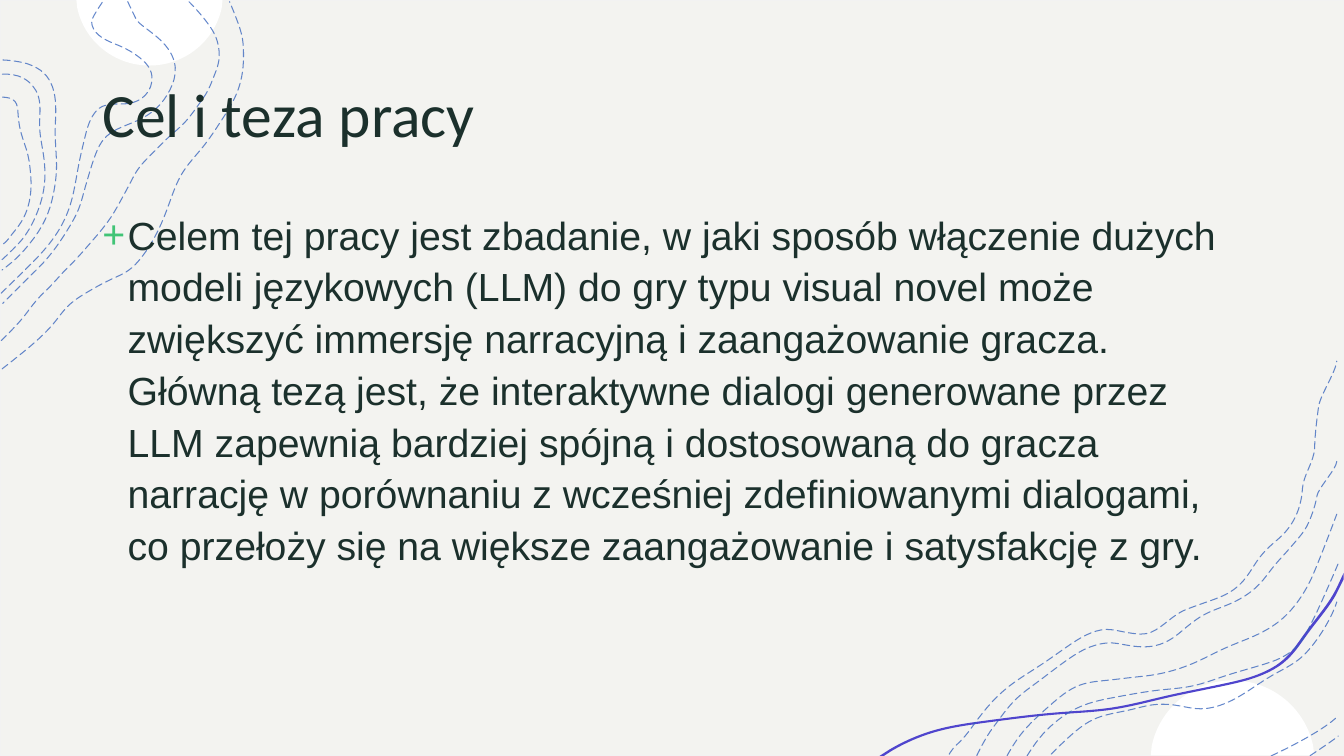
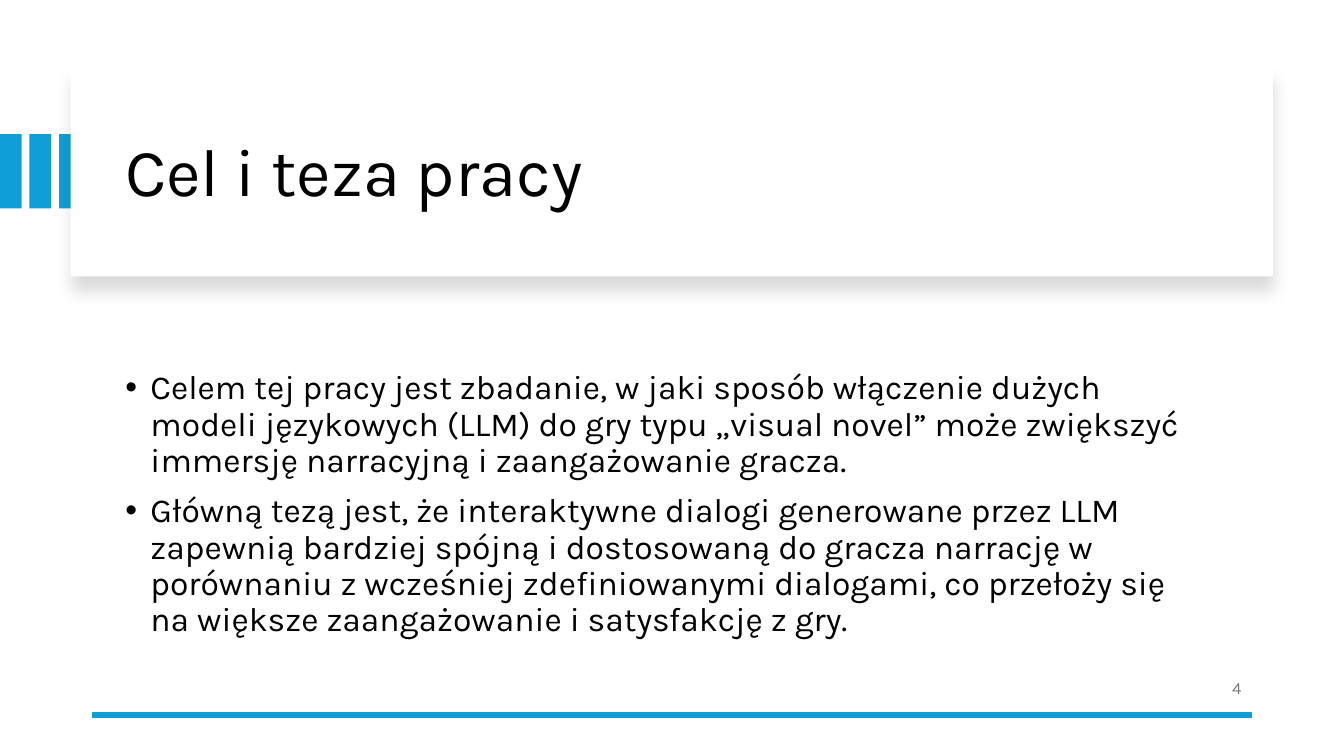
Before and after one commit to KyattPL/masters-backup, a slide deck: slide 4 of Seminarium Dyplomowe/Seminarium dyplomowe - prezka 1.pptx (slide 5 before the commit). Drawn at 1344x756 pixels with LibreOffice and Linux fonts; fonts in the diff are those of the drawing. Boxes give left, top, right and bottom in pixels: in the first picture for what was removed or moved away, otherwise in the second. Text is boxed around its words. In the diff, an @@ line names an element or a change of style, - is before the commit and + after.

```diff
--- a/Seminarium Dyplomowe/Seminarium dyplomowe - prezka 1.pptx
+++ b/Seminarium Dyplomowe/Seminarium dyplomowe - prezka 1.pptx
@@ rectangle removed at (x1=0, y1=0, x2=1344, y2=756) @@
@@ freeform shape removed at (x1=77, y1=0, x2=223, y2=66) @@
@@ rectangle added at (x1=71, y1=68, x2=1273, y2=276), fill #FFFFFF @@
@@ group removed at (x1=1, y1=2, x2=244, y2=369): 7 freeform shapes @@
@@ title "Cel i teza pracy" moved from (x1=102, y1=86, x2=475, y2=152) to (x1=125, y1=149, x2=582, y2=213) @@
@@ title "Cel i teza pracy" at (x1=125, y1=149, x2=582, y2=213): size 44 to 48 pt, font Calibri to Karla, text colour #1B302C to #000000; line spacing 1 to 0.9 @@
@@ rectangle added at (x1=0, y1=134, x2=21, y2=209), fill #0F9ED5 @@
@@ rectangle added at (x1=29, y1=134, x2=50, y2=209), fill #0F9ED5 @@
@@ rectangle added at (x1=59, y1=134, x2=81, y2=209), fill #0F9ED5 @@
@@ text "Celem tej pracy jest zbadanie, ..." at (x1=150, y1=373, x2=1179, y2=640): vertical alignment top to middle @@
@@ text at (x1=150, y1=373, x2=1179, y2=640): text changed; size 28 to 24 pt; font Arial to Karla; text colour #1B302C to #000000 @@
-+ Celem tej pracy jest zbadanie, w jaki sposób włączenie dużych modeli językowych (LLM) do gry typu visual novel może zwiększyć immersję narracyjną i zaangażowanie gracza. Główną tezą jest, że interaktywne dialogi generowane przez LLM zapewnią bardziej spójną i dostosowaną do gracza narrację w porównaniu z wcześniej zdefiniowanymi dialogami, co przełoży się na większe zaangażowanie i satysfakcję z gry.
+• Celem tej pracy jest zbadanie, w jaki sposób włączenie dużych modeli językowych (LLM) do gry typu „visual novel” może zwiększyć immersję narracyjną i zaangażowanie gracza.
+• Główną tezą jest, że interaktywne dialogi generowane przez LLM zapewnią bardziej spójną i dostosowaną do gracza narrację w porównaniu z wcześniej zdefiniowanymi dialogami, co przełoży się na większe zaangażowanie i satysfakcję z gry.
@@ group removed at (x1=950, y1=361, x2=1339, y2=756): 7 freeform shapes @@
@@ freeform shape removed at (x1=879, y1=573, x2=1344, y2=756) @@
@@ freeform shape removed at (x1=1151, y1=681, x2=1315, y2=755) @@
@@ page number added at (x1=1232, y1=683, x2=1241, y2=694), 12 pt, text #797979 @@
+4
@@ line added from (1252, 715) to (93, 715), #0F9ED5 4.5 pt @@
```
Also in this commit, not shown: 6 other slides changed, 15 slides added, 9 slides removed.
